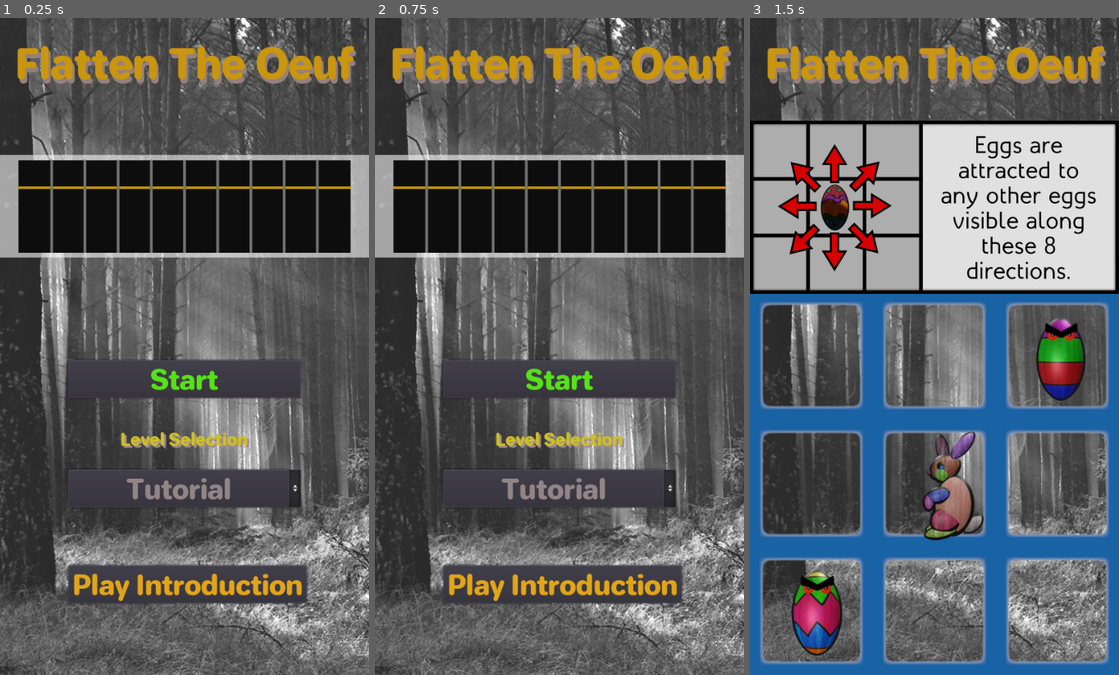
Above: before the commit, frames 1-3 (left to right).
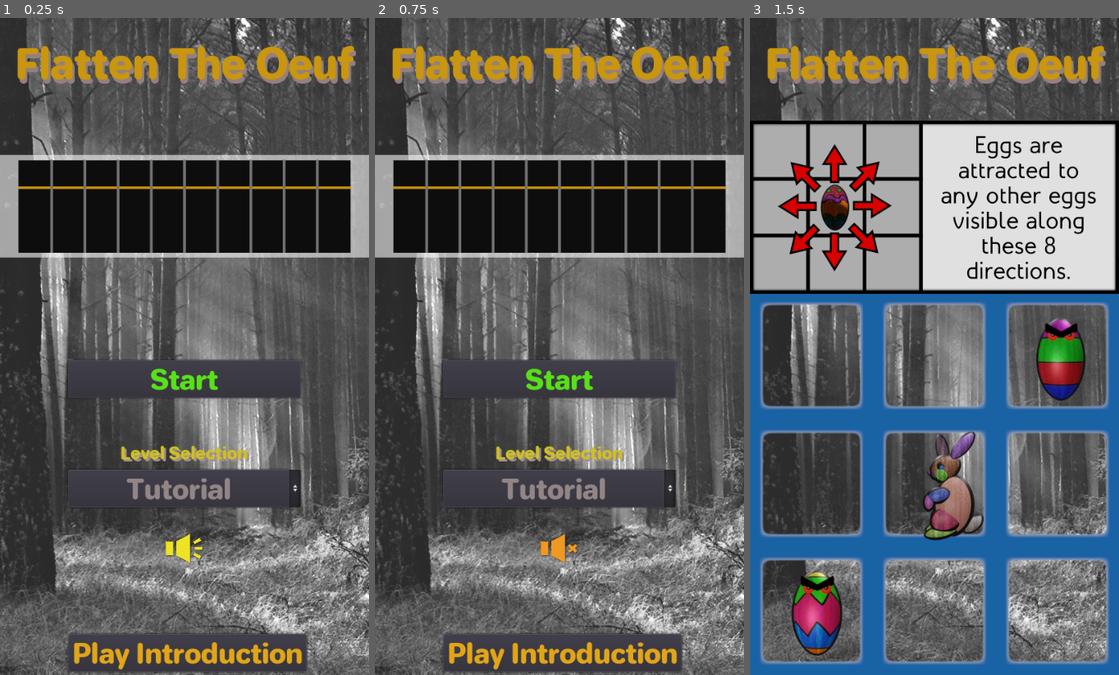
Above: after the commit, the same moments.

Repository: incshaun/FlattenTheOeuf
Game: Godot game, scene res://GameScene.tscn
Same seed, same stepped clock (60 frames per second), same inputs: the game is played once before the commit and once after it. Video files are missing from this copy of the repository; at most half a second of black plays in their place.
Inputs (mouse positions are in pixels of both pictures, inside the frame that each line leads up to):
- Up to frame 1 (0.25 s): no input
- Up to frame 2 (0.75 s): click (559, 550) at 0.52 s
- Up to frame 3 (1.5 s): click "Start" at 1.25 s

The runs differ from the first frame. In frame 1, 8.0% of the frame differs, in the area x 18-84%, y 63-100%; in frame 2, 8.0%; in frame 3, nothing differs.

Commit message:
Sound effects and release candidate

Diff:
--- a/BunnyPiece.tscn
+++ b/BunnyPiece.tscn
@@ -1,6 +1,7 @@
-[gd_scene load_steps=2 format=2]
+[gd_scene load_steps=3 format=2]
 
 [ext_resource path="res://bunny.png" type="Texture" id=1]
+[ext_resource path="res://rabbitmove.wav" type="AudioStream" id=2]
 
 [node name="TextureRect" type="TextureRect"]
 margin_right = 256.0
@@ -8,3 +9,6 @@
 texture = ExtResource( 1 )
 expand = true
 stretch_mode = 1
+
+[node name="SoundEffects" type="AudioStreamPlayer2D" parent="."]
+stream = ExtResource( 2 )
--- a/EggPiece1.tscn
+++ b/EggPiece1.tscn
@@ -1,6 +1,7 @@
-[gd_scene load_steps=2 format=2]
+[gd_scene load_steps=3 format=2]
 
 [ext_resource path="res://eggvillian1.png" type="Texture" id=1]
+[ext_resource path="res://infectionsound1.wav" type="AudioStream" id=2]
 
 [node name="TextureRect" type="TextureRect"]
 margin_right = 256.0
@@ -28,3 +29,7 @@
 radial_accel = 30.0
 scale_amount = 0.1
 color = Color( 1, 1, 1, 0.780392 )
+
+[node name="SoundEffects" type="AudioStreamPlayer2D" parent="."]
+position = Vector2( 64, 64 )
+stream = ExtResource( 2 )
--- a/EggPiece2.tscn
+++ b/EggPiece2.tscn
@@ -1,6 +1,7 @@
-[gd_scene load_steps=2 format=2]
+[gd_scene load_steps=3 format=2]
 
 [ext_resource path="res://eggvillian2.png" type="Texture" id=1]
+[ext_resource path="res://infectionsound2.wav" type="AudioStream" id=2]
 
 [node name="TextureRect" type="TextureRect"]
 margin_right = 256.0
@@ -28,3 +29,7 @@
 radial_accel = 30.0
 scale_amount = 0.1
 color = Color( 1, 1, 1, 0.780392 )
+
+[node name="SoundEffects" type="AudioStreamPlayer2D" parent="."]
+position = Vector2( 64, 64 )
+stream = ExtResource( 2 )
--- a/EggPiece3.tscn
+++ b/EggPiece3.tscn
@@ -1,6 +1,7 @@
-[gd_scene load_steps=2 format=2]
+[gd_scene load_steps=3 format=2]
 
 [ext_resource path="res://eggvillian3.png" type="Texture" id=1]
+[ext_resource path="res://infectionsound1.wav" type="AudioStream" id=2]
 
 [node name="TextureRect" type="TextureRect"]
 margin_right = 256.0
@@ -28,3 +29,7 @@
 radial_accel = 30.0
 scale_amount = 0.1
 color = Color( 1, 1, 1, 0.780392 )
+
+[node name="SoundEffects" type="AudioStreamPlayer2D" parent="."]
+position = Vector2( 64, 64 )
+stream = ExtResource( 2 )
--- a/EggPiece4.tscn
+++ b/EggPiece4.tscn
@@ -1,6 +1,7 @@
-[gd_scene load_steps=2 format=2]
+[gd_scene load_steps=3 format=2]
 
 [ext_resource path="res://eggvillian4.png" type="Texture" id=1]
+[ext_resource path="res://infectionsound2.wav" type="AudioStream" id=2]
 
 [node name="TextureRect" type="TextureRect"]
 margin_right = 256.0
@@ -28,3 +29,7 @@
 radial_accel = 30.0
 scale_amount = 0.1
 color = Color( 1, 1, 1, 0.780392 )
+
+[node name="SoundEffects" type="AudioStreamPlayer2D" parent="."]
+position = Vector2( 64, 64 )
+stream = ExtResource( 2 )
--- a/GameScene.tscn
+++ b/GameScene.tscn
@@ -1,10 +1,14 @@
-[gd_scene load_steps=12 format=2]
+[gd_scene load_steps=16 format=2]
 
 [ext_resource path="res://forestbackgroung.png" type="Texture" id=1]
 [ext_resource path="res://Jellee-Roman.ttf" type="DynamicFontData" id=2]
 [ext_resource path="res://InfectionChart.gd" type="Script" id=3]
 [ext_resource path="res://TileRegion.gd" type="Script" id=4]
-[ext_resource path="res://intromovie.webm" type="VideoStream" id=5]
+[ext_resource path="res://losssound.wav" type="AudioStream" id=5]
+[ext_resource path="res://winsound.wav" type="AudioStream" id=6]
+[ext_resource path="res://unmute.png" type="Texture" id=7]
+[ext_resource path="res://mute.png" type="Texture" id=8]
+[ext_resource path="res://intromovie.webm" type="VideoStream" id=9]
 
 [sub_resource type="DynamicFont" id=1]
 size = 60
@@ -84,6 +88,14 @@
 margin_top = 150.0
 margin_bottom = 400.0
 
+[node name="LossSoundPlayer" type="AudioStreamPlayer2D" parent="BaseCanvas"]
+position = Vector2( 240, 750 )
+stream = ExtResource( 5 )
+
+[node name="WinSoundPlayer" type="AudioStreamPlayer2D" parent="BaseCanvas"]
+position = Vector2( 240, 750 )
+stream = ExtResource( 6 )
+
 [node name="ControlBox" type="Control" parent="BaseCanvas"]
 anchor_right = 1.0
 anchor_bottom = 1.0
@@ -103,7 +115,7 @@
 [node name="IntroPlayButton" type="Button" parent="BaseCanvas/ControlBox"]
 anchor_right = 1.0
 margin_left = 100.0
-margin_top = 400.0
+margin_top = 500.0
 margin_right = -100.0
 margin_bottom = 155.0
 custom_fonts/font = SubResource( 3 )
@@ -125,7 +137,7 @@
 [node name="LevelLabel" type="Label" parent="BaseCanvas/ControlBox"]
 anchor_right = 1.0
 margin_left = 100.0
-margin_top = 200.0
+margin_top = 220.0
 margin_right = -100.0
 margin_bottom = 250.0
 custom_fonts/font = SubResource( 5 )
@@ -149,6 +161,17 @@
 custom_constants/shadow_offset_y = 3
 align = 1
 
+[node name="MuteTextureButton" type="TextureButton" parent="BaseCanvas/ControlBox"]
+anchor_right = 1.0
+margin_left = 240.0
+margin_top = 350.0
+margin_right = -240.0
+margin_bottom = 400.0
+toggle_mode = true
+texture_normal = ExtResource( 7 )
+texture_pressed = ExtResource( 8 )
+expand = true
+
 [node name="ControlMovie" type="Control" parent="BaseCanvas"]
 visible = false
 anchor_right = 1.0
@@ -172,5 +195,6 @@
 text = "Skip Introduction"
 [connection signal="pressed" from="BaseCanvas/ControlBox/StartGameButton" to="BaseCanvas/TileRegion" method="On_StartButton_pressed"]
 [connection signal="pressed" from="BaseCanvas/ControlBox/IntroPlayButton" to="BaseCanvas/TileRegion" method="startIntro"]
+[connection signal="toggled" from="BaseCanvas/ControlBox/MuteTextureButton" to="BaseCanvas/TileRegion" method="_on_MuteTextureButton_toggled"]
 [connection signal="finished" from="BaseCanvas/ControlMovie/VideoPlayer" to="BaseCanvas/TileRegion" method="On_VideoPlayer_finished"]
 [connection signal="pressed" from="BaseCanvas/ControlMovie/Button" to="BaseCanvas/TileRegion" method="On_VideoPlayer_finished"]
--- a/TileRegion.gd
+++ b/TileRegion.gd
@@ -40,6 +40,10 @@
 var achievementLabel
 # Tutorial region
 var tutorialRegion
+# Win sound
+var winSoundPlayer
+# Loss sound
+var lossSoundPlayer
 
 # List of images to show in the tutorial level.
 var tutorialTextures
@@ -246,6 +250,10 @@
 						egg.objInstance.get_node ("EggParticles").speed_scale = 0.1 + 2.0 * infected
 						egg.objInstance.get_node ("EggParticles").position = Vector2 (0.5 / gridN, 0.5 / gridN) * rect_size
 						infected += infectionRate * ((infected + 0.01) * susceptible) * delta
+
+						if not egg.objInstance.get_node ("SoundEffects").playing:
+							egg.objInstance.get_node ("SoundEffects").playing = true
+
 
 	infected -= infected * decay * delta
 	infectionChart.addPoint (infected, delta)
@@ -293,6 +301,7 @@
 		feedbackLabel.set ("custom_colors/font_color", Color (1,0,0))
 		if countdownTimer <= 0:
 			feedbackLabel.text = "Defences oeuferwhelmed!"
+			lossSoundPlayer.playing = true
 			gameOverState = GameOver.GameOver
 		elif infected < infectionChart.threshold:
 			gameOverState = GameOver.Running
@@ -303,6 +312,7 @@
 		feedbackLabel.set ("custom_colors/font_color", Color (0,1,0))
 		if countdownTimer > winTime:
 			feedbackLabel.text = "Victory! Game oeufre"
+			winSoundPlayer.playing = true
 			gameOverState = GameOver.GameOver
 			if currentLevel > bestLevel:
 				bestLevel = currentLevel
@@ -401,7 +411,7 @@
 		var eggpos = Vector2 (randi () % gridN, randi () % gridN)
 		if levels[currentLevel].startingPoints.size () > i:
 			eggpos = levels[currentLevel].startingPoints[i]
-		print ("Starting", eggpos)
+#		print ("Starting", eggpos)
 		var egg = MoveableObject.new (eggScenes[i % eggScenes.size ()].instance (), eggpos, self)
 		allEggs.append (egg)
 		add_child (egg.objInstance)
@@ -445,6 +455,8 @@
 	videoPlayer = get_parent ().get_node ("ControlMovie/VideoPlayer")
 	achievementLabel = get_parent ().get_node ("ControlBox/AchievementLabel")
 	tutorialRegion = get_parent ().get_node ("TutorialRegion")
+	winSoundPlayer = get_parent ().get_node ("WinSoundPlayer")
+	lossSoundPlayer = get_parent ().get_node ("LossSoundPlayer")
 
 	tutorialTextures = [ preload ("res://tutorial1.png"), \
 						preload ("res://tutorial2.png"), \
@@ -472,10 +484,12 @@
 		if event is InputEventMouseButton:
 			if event.button_index == BUTTON_LEFT:
 				var tilePosition = ((event.position - rect_position) * Vector2 (gridN, gridN) / rect_size)
-				var intTilePosition = Vector2 (max (min (int (tilePosition.x), gridN), 0), max (min (int (tilePosition.y), gridN), 0))
+				var intTilePosition = Vector2 (max (min (int (tilePosition.x), gridN - 1), 0), max (min (int (tilePosition.y), gridN - 1), 0))
 				if event.pressed:
 #					print("Left button was clicked at ", event.position, tilePosition, intTilePosition)
 					if bunny.target == ObjectState.Static:
+						bunny.objInstance.get_node ("SoundEffects").playing = true
+
 						highlightEgg (((event.position - rect_position) * Vector2 (gridN, gridN) / rect_size))
 						bunny.end = intTilePosition
 						bunny.target = ObjectState.Moving
@@ -501,3 +515,15 @@
 
 func On_VideoPlayer_finished():
 	stopIntro ()
+
+func muteAll ():
+	AudioServer.set_bus_mute (AudioServer.get_bus_index("Master"), true)
+
+func unmuteAll ():
+	AudioServer.set_bus_mute (AudioServer.get_bus_index("Master"), false)
+
+func _on_MuteTextureButton_toggled(button_pressed):
+	if button_pressed:
+		muteAll ()
+	else:
+		unmuteAll ()
Not shown: 1 places in GameScene.tscn that only renumber resources
Not shown, added: infectionsound1.wav.import
Not shown, added: infectionsound2.wav.import
Not shown, added: losssound.wav.import
Binary file added: mute.png
Not shown, added: rabbitmove.wav.import
Not shown, changed: sources.txt
Binary file added: unmute.png
Not shown, added: winsound.wav.import
Not shown, added: infectionsound1.wav
Not shown, added: infectionsound2.wav
Not shown, added: losssound.wav
(and 2 more such lines)
